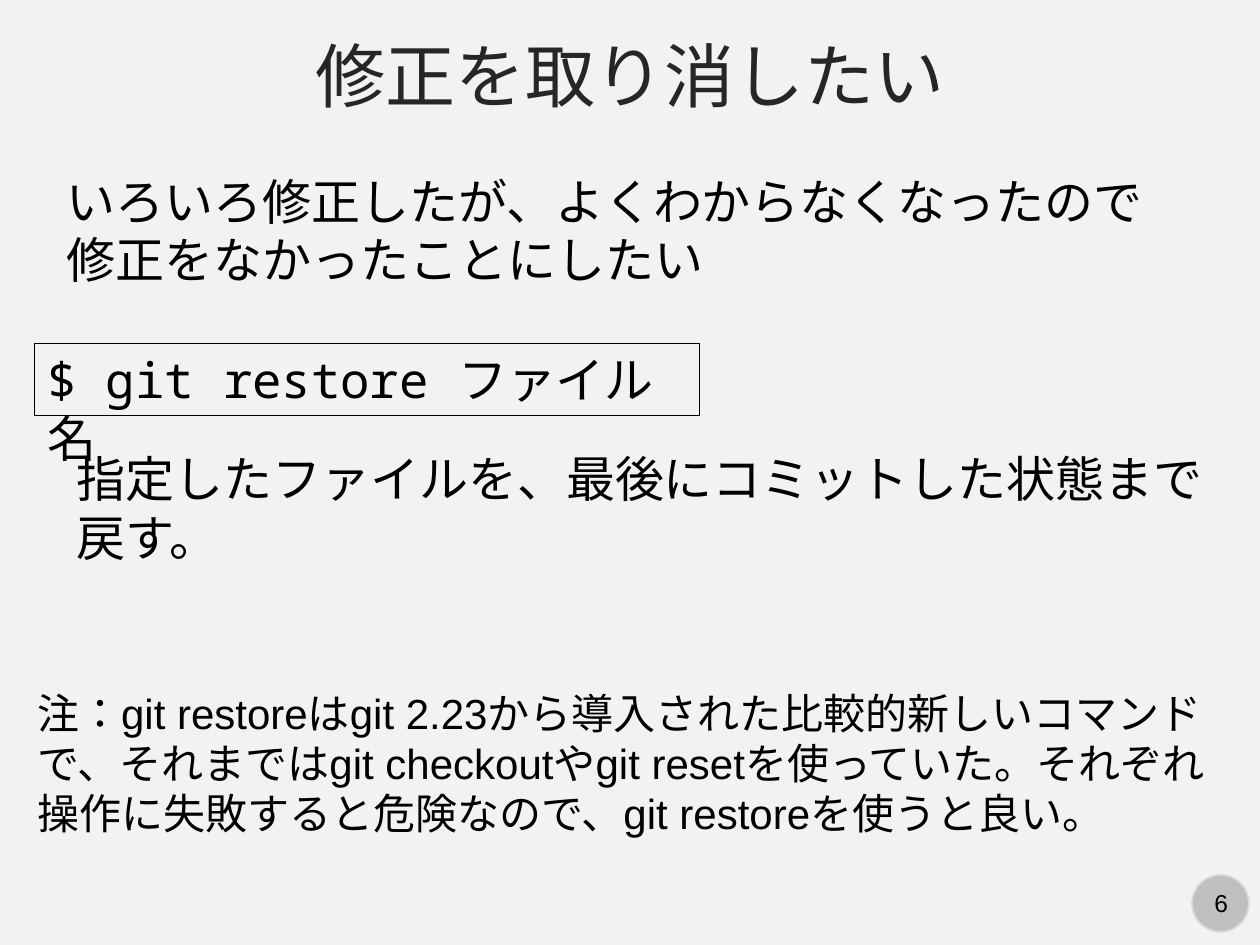
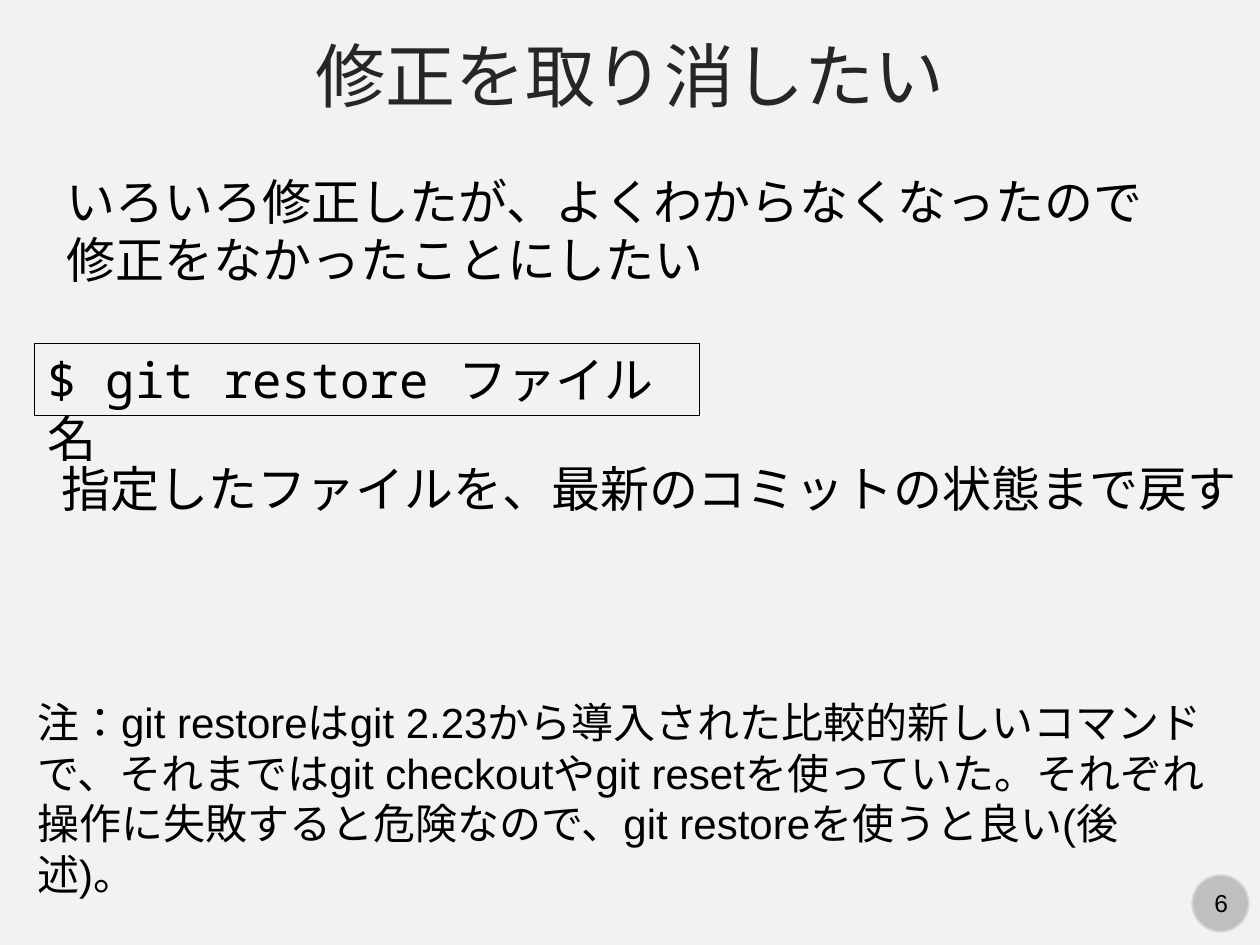
Before and after one commit to kaityo256/github, a slide deck: slide 6 of advanced/fig/slide.pptx. Drawn at 1260x945 pixels with LibreOffice and Linux fonts; fonts in the diff are those of the drawing. Boxes give left, top, right and bottom in pixels: in the first picture for what was removed or moved away, otherwise in the second. Text is boxed around its words. In the diff, an @@ line names an element or a change of style, - is before the commit and + after.

```diff
--- a/advanced/fig/slide.pptx
+++ b/advanced/fig/slide.pptx
@@ text at (62, 458, 1236, 511): text changed @@
-指定したファイルを、最後にコミットした状態まで戻す。
+指定したファイルを、最新のコミットの状態まで戻す
@@ text at (37, 703, 1205, 848): text changed @@
-注：git restoreはgit 2.23から導入された比較的新しいコマンドで、それまではgit checkoutやgit resetを使っていた。それぞれ操作に失敗すると危険なので、git restoreを使うと良い。
+注：git restoreはgit 2.23から導入された比較的新しいコマンドで、それまではgit checkoutやgit resetを使っていた。それぞれ操作に失敗すると危険なので、git restoreを使うと良い(後述)。
```
Also in this commit, not shown: 1 other slide changed, 30 slides added, 1 other file.
